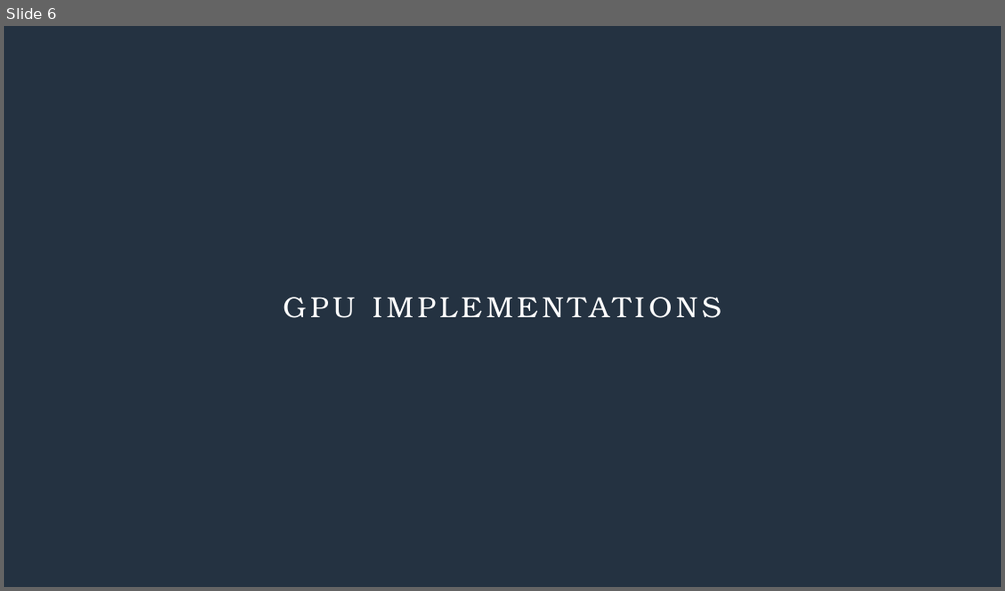
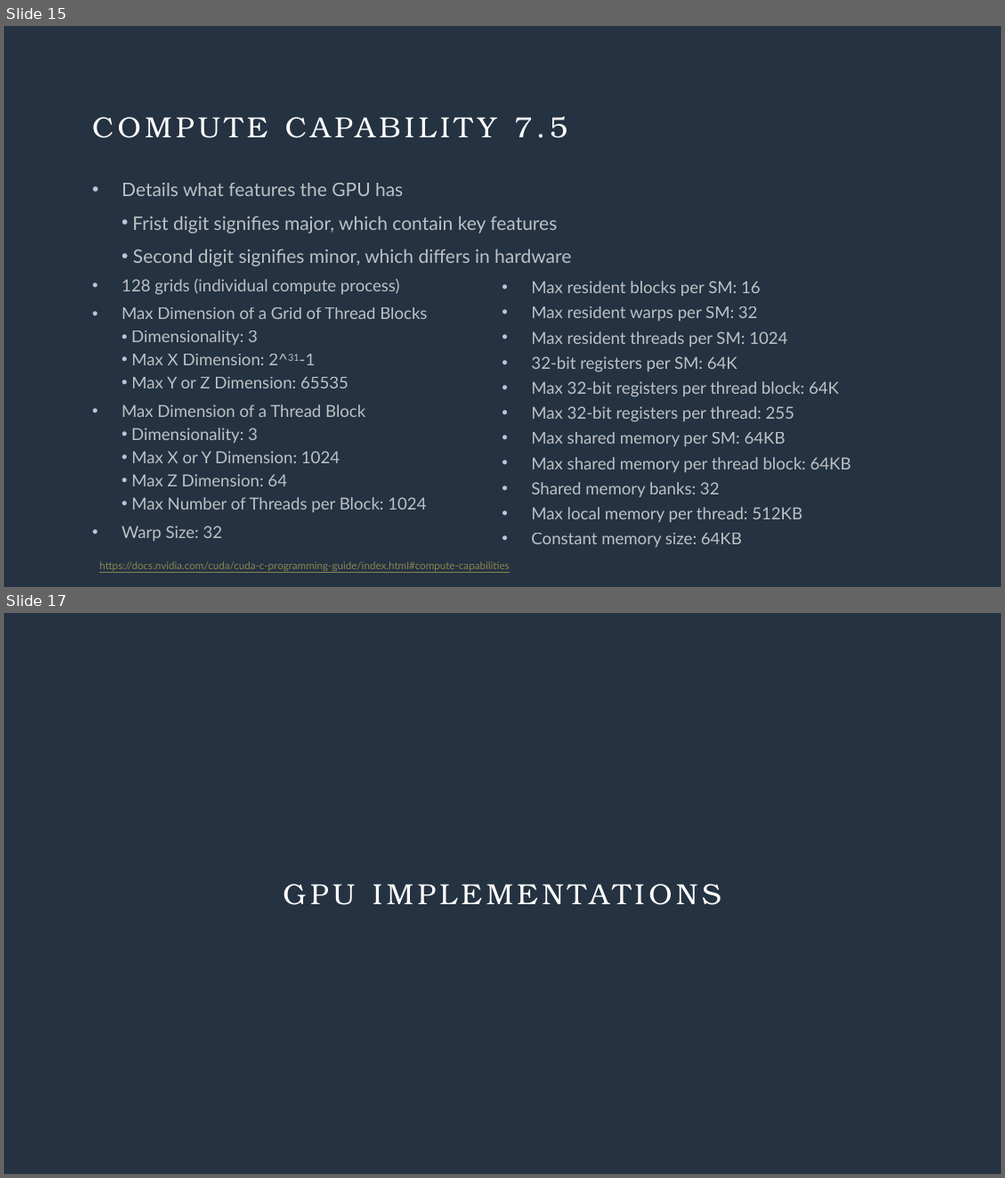
Before and after one commit to Julian-Singkham/AES-and-RSA-CUDA, a slide deck: cs4981_gpu-cuda-encryption.pptx. Shown one above the other, each under a label of ours: slide 6 before the commit, slides 15 and 17 after it; the slides between them are not shown. The pictures are 1005x591 and 1005x1178 pixels, drawn with LibreOffice and Linux fonts; fonts in the diff are those of the drawing. Boxes give left, top, right and bottom in pixels: in the first picture for what was removed or moved away, otherwise in the second. Text is boxed around its words. In the diff, an @@ line names an element or a change of style, - is before the commit and + after.

```diff
--- a/cs4981_gpu-cuda-encryption.pptx
+++ b/cs4981_gpu-cuda-encryption.pptx
@@ slide 15 added at bbox=[4, 26, 1001, 587], background #243241 @@
@@ title added at bbox=[514, 116, 567, 138], 28 pt, text #FFFFFF @@
+COMPUTE CAPABILITY 7.5
@@ text added at bbox=[121, 183, 571, 266], 18 pt, text #FFFFFF at 70% opacity @@
+• Details what features the GPU has
+  • Frist digit signifies major, which contain key features
+  • Second digit signifies minor, which differs in hardware
@@ text added at bbox=[121, 279, 427, 540], 16 pt, text #FFFFFF at 70% opacity @@
+• 128 grids (individual compute process)
+• Max Dimension of a Grid of Thread Blocks
+  • Dimensionality: 3
+  • Max X Dimension: 2^31-1
+  • Max Y or Z Dimension: 65535
+• Max Dimension of a Thread Block
+  • Dimensionality: 3
+  • Max X or Y Dimension: 1024
+  • Max Z Dimension: 64
+  • Max Number of Threads per Block: 1024
+• Warp Size: 32
@@ text added at bbox=[531, 281, 851, 547], 16 pt, text #FFFFFF at 70% opacity @@
+• Max resident blocks per SM: 16
+• Max resident warps per SM: 32
+• Max resident threads per SM: 1024
+• 32-bit registers per SM: 64K
+• Max 32-bit registers per thread block: 64K
+• Max 32-bit registers per thread: 255
+• Max shared memory per SM: 64KB
+• Max shared memory per thread block: 64KB
+• Shared memory banks: 32
+• Max local memory per thread: 512KB
+• Constant memory size: 64KB
@@ text added at bbox=[99, 561, 509, 571], 10 pt, text #888452, underline @@
+https://docs.nvidia.com/cuda/cuda-c-programming-guide/index.html#compute-capabilities
@@ what was slide 6 is now slide 17 @@
```
Also in this commit, not shown: 12 other slides added.
